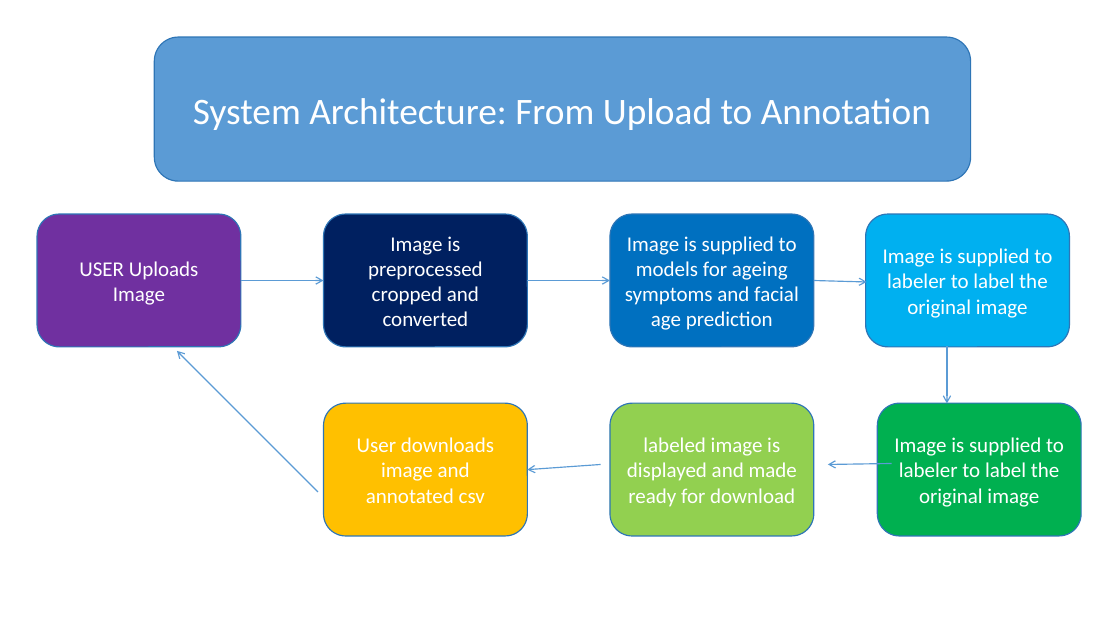
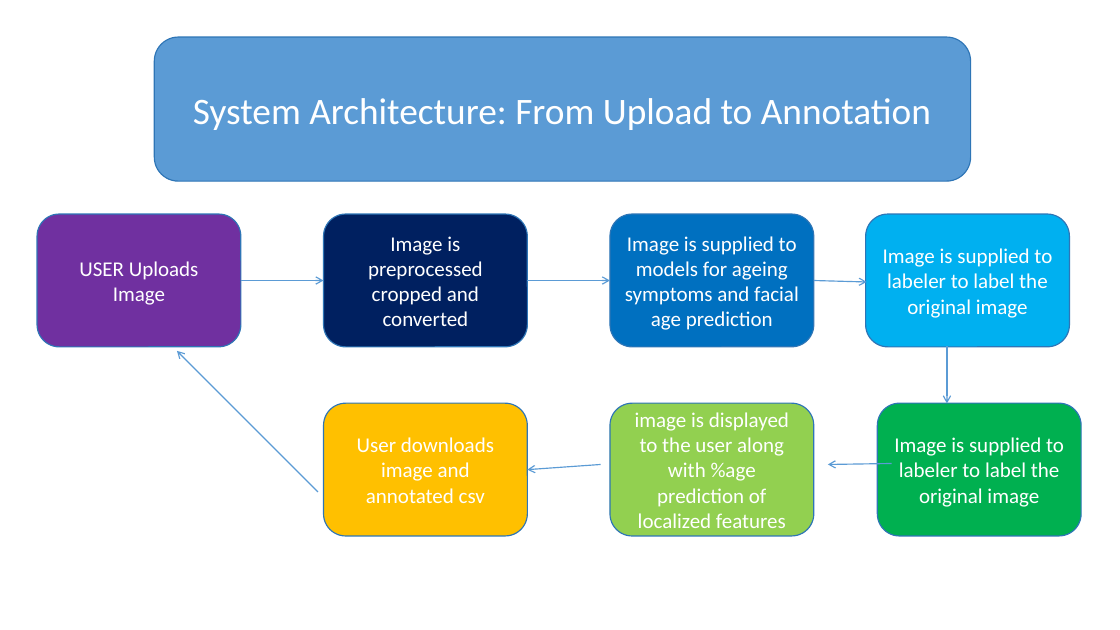
Before and after one commit to SpringBoardMentor0781j/Dermal_Scan_Project_2025, a slide deck: slide 3 of docs/Presentation1.pptx. Drawn at 1120x630 pixels with LibreOffice and Linux fonts; fonts in the diff are those of the drawing. Boxes give left, top, right and bottom in pixels: in the first picture for what was removed or moved away, otherwise in the second. Text is boxed around its words. In the diff, an @@ line names an element or a change of style, - is before the commit and + after.

Commit message:
reformatted the documentation as per requirements and criticisms; will add some more features in classification in future, this is the final commit of the internship I guess yay!

```diff
--- a/docs/Presentation1.pptx
+++ b/docs/Presentation1.pptx
@@ text in rounded rectangle at (635,412,789,528): text changed @@
-labeled image is displayed and made ready for download
+image is displayed to the user along with %age prediction of localized features
```
Also in this commit, not shown: 1 other slide changed, 1 slide added, 3 other files.
